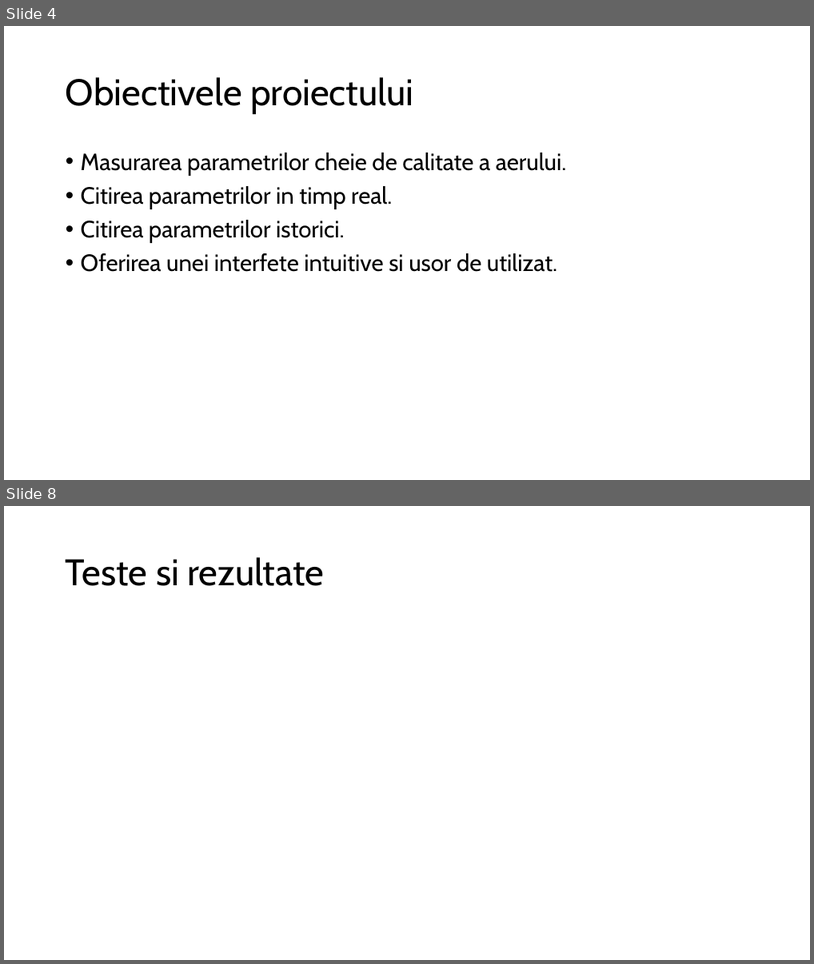
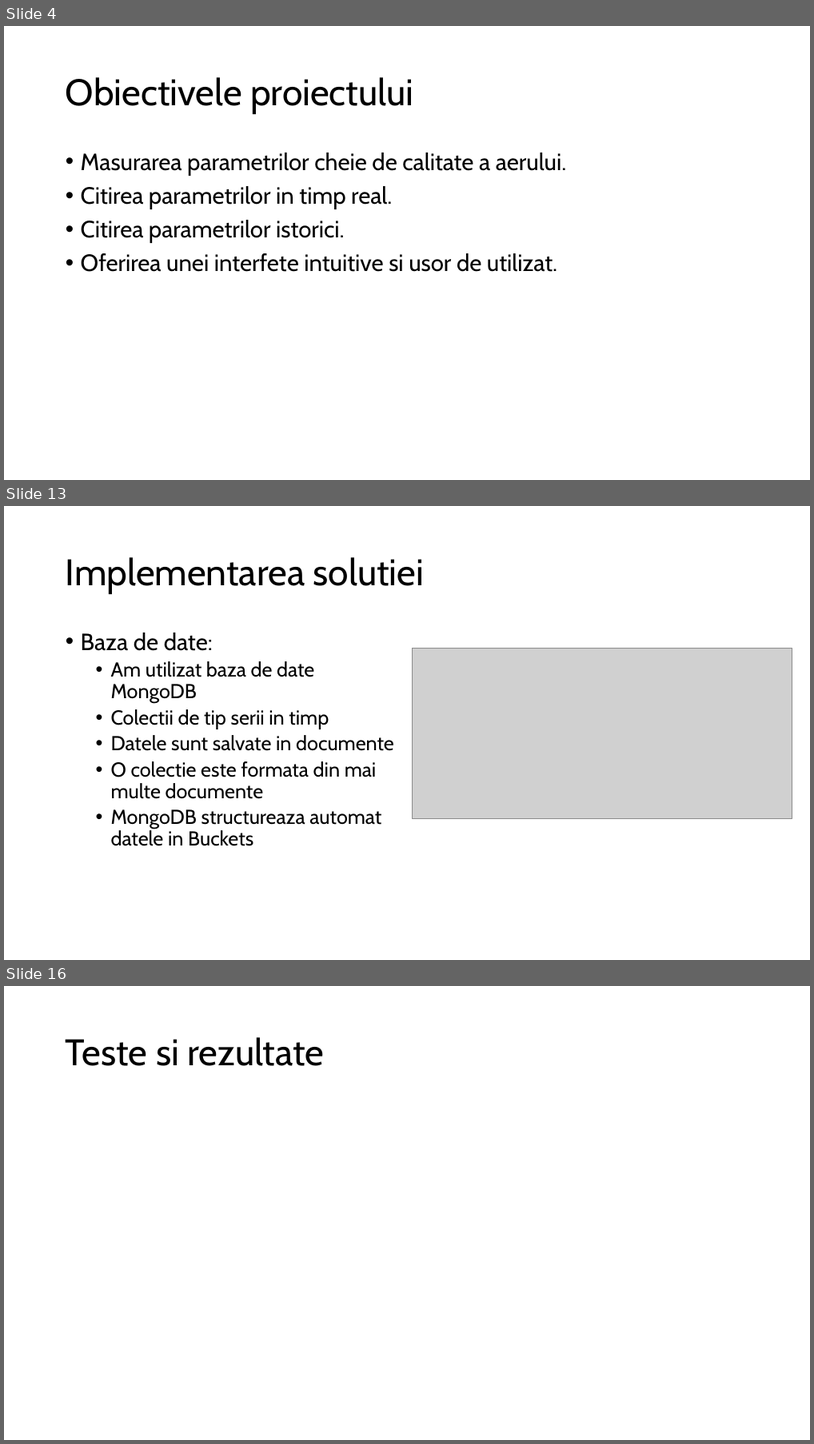
Before and after one commit to Coposescu/IoTDocumentation, a slide deck: Coposescu_Mihai_Octavian_prezentare.pptx. Shown one above the other, each under a label of ours: slides 4 and 8 before the commit, slides 4, 13 and 16 after it; the slides between them are not shown. The pictures are 814x964 and 814x1444 pixels, drawn with LibreOffice and Linux fonts; fonts in the diff are those of the drawing; grey boxes stand for pictures. Boxes give left, top, right and bottom in pixels: in the first picture for what was removed or moved away, otherwise in the second. Text is boxed around its words. In the diff, an @@ line names an element or a change of style, - is before the commit and + after.

```diff
--- a/Coposescu_Mihai_Octavian_prezentare.pptx
+++ b/Coposescu_Mihai_Octavian_prezentare.pptx
@@ slide 13 added at bbox=[4, 506, 810, 960], background #FFFFFF @@
@@ title added at bbox=[66, 557, 424, 594], 44 pt, text #000000 @@
+Implementarea solutiei
@@ text added at bbox=[81, 632, 394, 846], 24 pt, text #000000 @@
+• Baza de date:
+  • Am utilizat baza de date MongoDB
+  • Colectii de tip serii in timp
+  • Datele sunt salvate in documente
+  • O colectie este formata din mai multe documente
+  • MongoDB structureaza automat datele in Buckets
@@ picture added at bbox=[412, 648, 793, 818] @@
@@ what was slide 8 is now slide 16 @@
```
Also in this commit, not shown: 3 slides changed, 7 other slides added.
